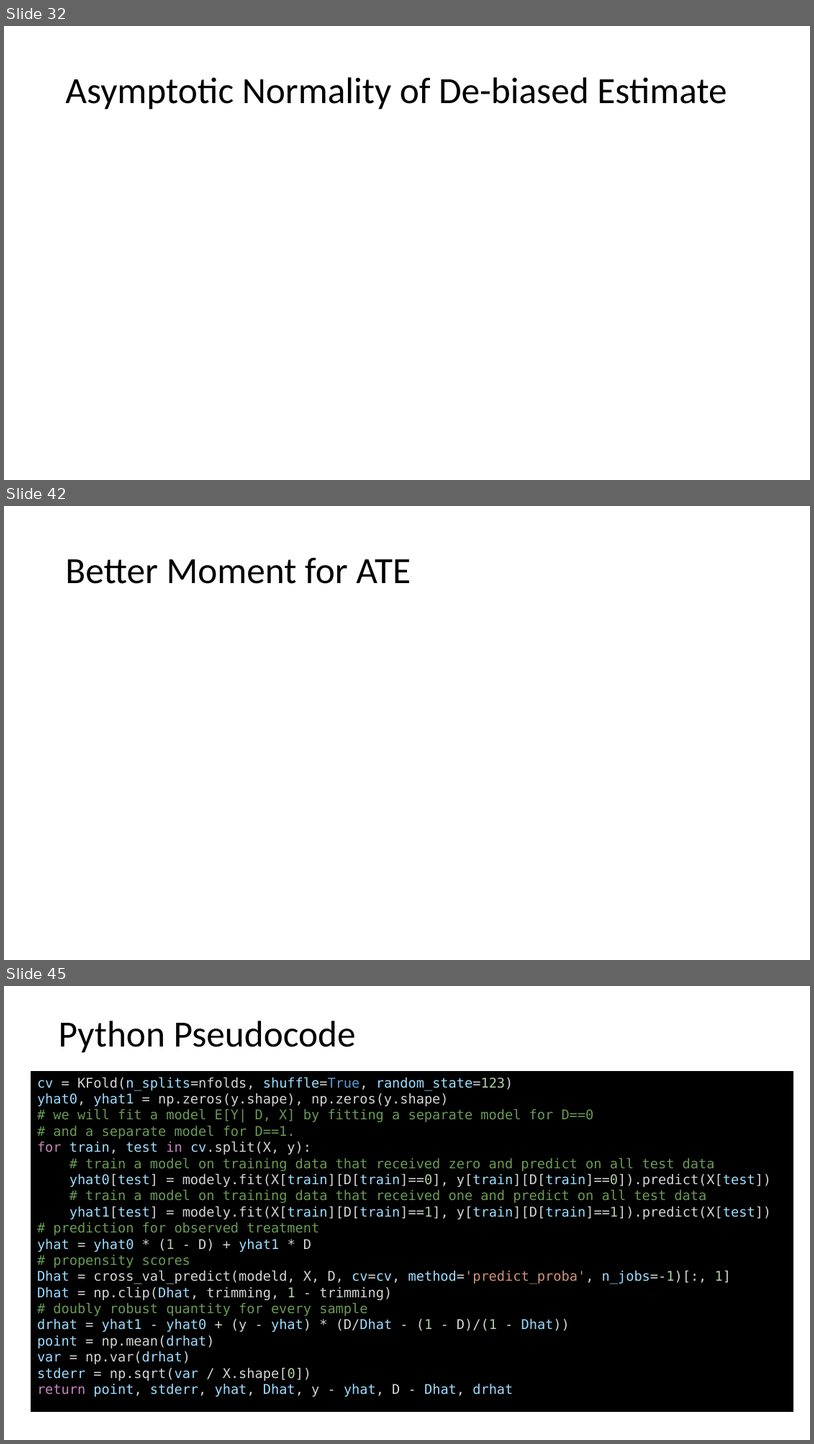
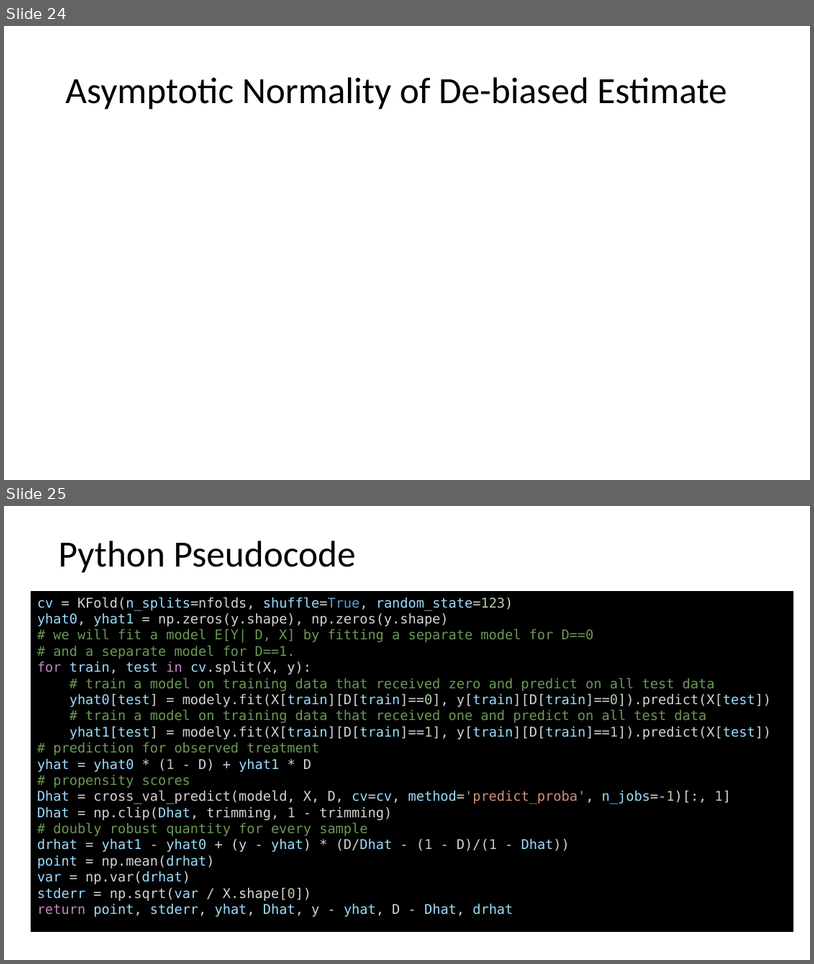
Before and after one commit to stanford-msande228/winter25, a slide deck: assets/presentations/MSANDE228_Lecture13_Inference_with_Modern_NonLinear_Methods.pptx. Shown one above the other, each under a label of ours: slides 32, 42 and 45 before the commit, slides 24 and 25 after it; the slides between them are not shown. The pictures are 814x1444 and 814x964 pixels, drawn with LibreOffice and Linux fonts; fonts in the diff are those of the drawing; grey boxes stand for pictures. Boxes give left, top, right and bottom in pixels: in the first picture for what was removed or moved away, otherwise in the second. Text is boxed around its words. In the diff, an @@ line names an element or a change of style, - is before the commit and + after.

```diff
--- a/assets/presentations/MSANDE228_Lecture13_Inference_with_Modern_NonLinear_Methods.pptx
+++ b/assets/presentations/MSANDE228_Lecture13_Inference_with_Modern_NonLinear_Methods.pptx
@@ slide 42 removed at box(4, 506, 810, 960), background #FFFFFF @@
@@ title removed at box(65, 557, 411, 584) @@
-Better Moment for ATE
@@ what was slide 32 is now slide 24 @@
@@ what was slide 45 is now slide 25 @@
```
Also in this commit, not shown: 7 slides changed, 3 slides added, 28 other slides removed, 1 other file.
